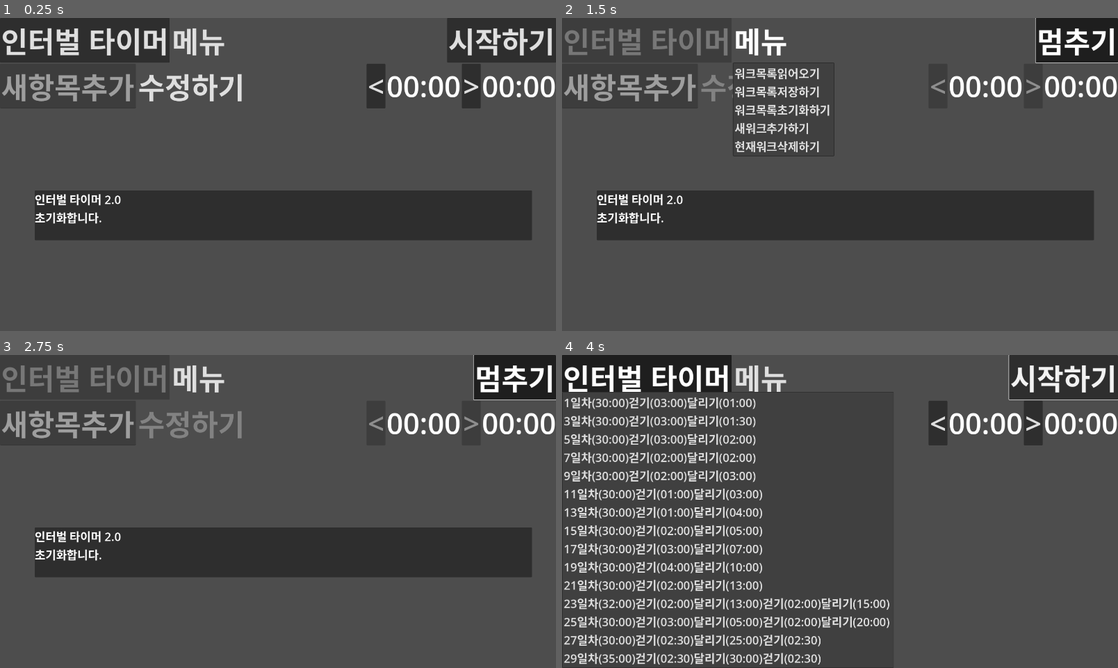
Above: before the commit, frames 1-4 (two rows, left to right).
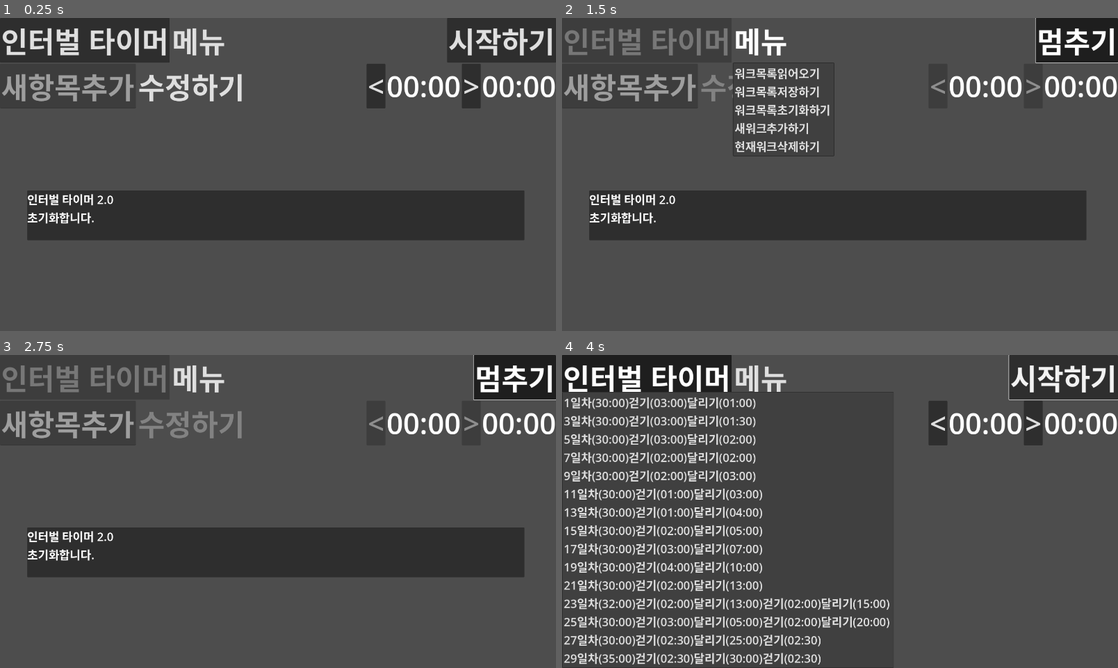
Above: after the commit, the same moments.

Repository: kasworld/maranic
Game: Godot game, scene res://main.tscn
Two runs of this game, one before a commit and one after it. Both use one fixed random seed, a clock stepped at 60 frames per second and the inputs below.
Inputs:
- Up to frame 1 (0.25 s): no input
- Up to frame 2 (1.5 s): click "시작하기" at 0.5 s; click "메뉴" at 1.25 s
- Up to frame 3 (2.75 s): click "시작하기" at 2 s
- Up to frame 4 (4 s): click "멈추기" at 2.75 s; click "인터벌 타이머" at 3.5 s

The runs differ from the first frame. In frame 1, 1.0% of the frame differs, in the area x 4-96%, y 55-71%; in frame 2, 1.0%; in frame 3, 1.0%; in frame 4, nothing differs.
Error in both runs: Invalid access to property or key 'second' on a base object of type 'Nil'. (res://work_container.gd:26)

Commit message:
work container signal

Diff:
--- a/main.gd
+++ b/main.gd
@@ -88,6 +88,8 @@
 	for i in wk.sub_work_list.size()-1:
 		var wn = work_scene.instantiate()
 		wn.focus_mode = Control.FOCUS_ALL
+		wn.add_sub_work.connect(_on_work_container_add_sub_work)
+		wn.del_sub_work.connect(_on_work_container_del_sub_work)
 		work_nodes.append(wn)
 		$VBoxContainer/ScrollContainer/WorksContainer.add_child(wn)
 	for i in work_nodes.size():
@@ -171,6 +173,13 @@
 		$TimedMessage.show_message(errmsg)
 		return
 	work_list2work_list_menu()
+
+func _on_work_container_del_sub_work(index :int, sw :WorkList.SubWork)->void:
+	pass
+
+func _on_work_container_add_sub_work(index :int, sw :WorkList.SubWork)->void:
+	pass
+
 
 # raw data
 var file_name = OS.get_system_dir(OS.SYSTEM_DIR_DOCUMENTS) + "/gd4timer_workdata.json"
--- a/main.tscn
+++ b/main.tscn
@@ -68,12 +68,14 @@
 
 [node name="TimedMessage" parent="." instance=ExtResource("4_mflyv")]
 visible = false
-offset_left = 120.0
+offset_left = 94.0
 offset_top = 595.0
-offset_right = 1837.0
+offset_right = 1811.0
 offset_bottom = 767.0
 
 [connection signal="timeout" from="Timer" to="." method="_on_timer_timeout"]
 [connection signal="toggled" from="VBoxContainer/TitleContainer/WorkListMenuButton" to="." method="_on_work_list_menu_button_toggled"]
 [connection signal="toggled" from="VBoxContainer/TitleContainer/CmdMenuButton" to="." method="_on_cmd_menu_button_toggled"]
 [connection signal="toggled" from="VBoxContainer/TitleContainer/StartButton" to="." method="_on_start_button_toggled"]
+[connection signal="add_sub_work" from="VBoxContainer/MainWorkContainer" to="." method="_on_work_container_add_sub_work"]
+[connection signal="del_sub_work" from="VBoxContainer/MainWorkContainer" to="." method="_on_work_container_del_sub_work"]
